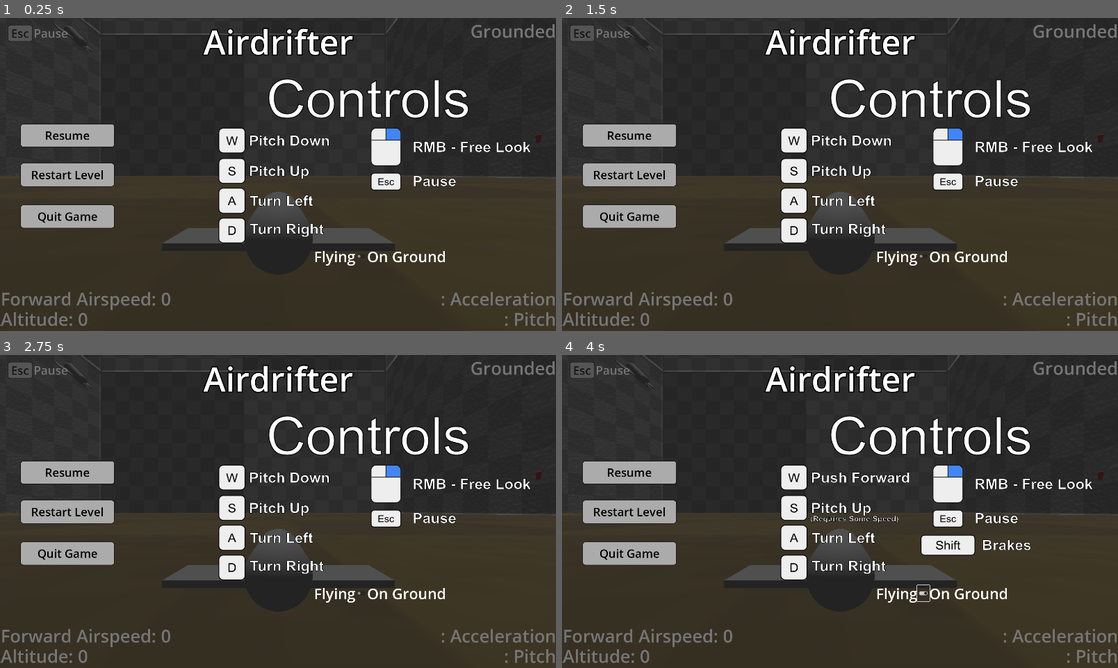
Above: before the commit, frames 1-4 (two rows, left to right).
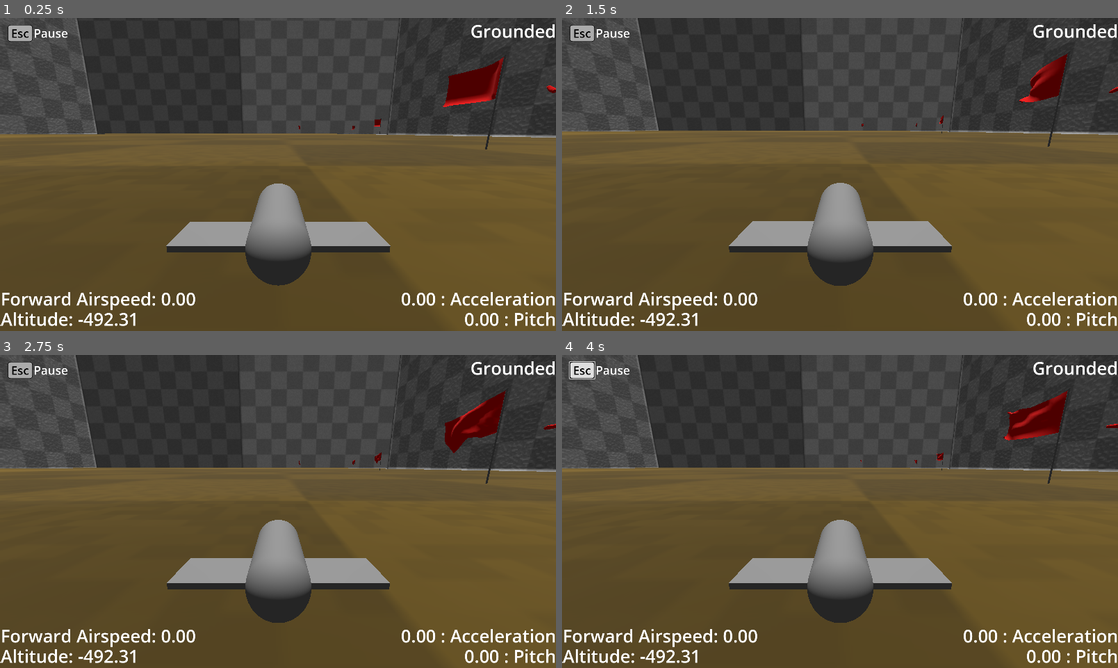
Above: after the commit, the same moments.

Repository: BeegFloppa15/Project_Airdrifter
Game: Godot game, scene res://Scenes/Levels/testing_scene_1.tscn
Same seed, same stepped clock (60 frames per second), same inputs: the game is played once before the commit and once after it.
Inputs (mouse positions are in pixels of both pictures, inside the frame that each line leads up to):
- Up to frame 1 (0.25 s): no input
- Up to frame 2 (1.5 s): click (628, 174) at 0.5 s, where only the run before the commit has a clickable "Restart Level"; click (628, 174) at 1.25 s, where only the run before the commit has a clickable "Restart Level"
- Up to frame 3 (2.75 s): click (66, 511) at 2 s, where only the run before the commit has a clickable "Restart Level"
- Up to frame 4 (4 s): click (923, 592) at 2.75 s, where only the run before the commit has a clickable "Flying"; click (584, 370) at 3.5 s, where only the run after the commit has a clickable "Esc"

The runs differ from the first frame. In frame 1, 73% of the frame differs, in the area x 0-100%, y 0-100%; in frame 2, 74%; in frame 3, 74%; in frame 4, 74%.

Commit message:
Added Flagpoles, jumping, and new control pictures

Diff:
--- a/airdrifter-v1/Gliders/ElytraGlider2.gd
+++ b/airdrifter-v1/Gliders/ElytraGlider2.gd
@@ -145,6 +145,9 @@
 		if Input.is_action_pressed("pitch_down"):
 			var push_force = 50.0
 			apply_central_force(forward_dir * push_force)
+		if Input.is_action_just_pressed("jump"):
+			var jump_force = 100.0
+			apply_central_impulse(Vector3.UP * jump_force)
 
 
 func _on_body_entered(body: Node) -> void:
--- a/airdrifter-v1/Scenes/Levels/testing_scene_1.tscn
+++ b/airdrifter-v1/Scenes/Levels/testing_scene_1.tscn
@@ -9,24 +9,7 @@
 [ext_resource type="Theme" uid="uid://cpuvqmnu7yk3b" path="res://Textures/pause_ui.tres" id="5_el7fs"]
 [ext_resource type="PackedScene" uid="uid://b7q3mc7feqq3s" path="res://Scenes/wind_area.tscn" id="5_hi084"]
 [ext_resource type="PackedScene" uid="uid://chkn4lhq6i5m8" path="res://Scenes/tp_area.tscn" id="6_dmsko"]
-
-[sub_resource type="PhysicsMaterial" id="PhysicsMaterial_1m6sy"]
-friction = 0.5
-bounce = 0.35
-
-[sub_resource type="BoxShape3D" id="BoxShape3D_el7fs"]
-size = Vector3(0.89, 0.77, 3.455)
-
-[sub_resource type="BoxMesh" id="BoxMesh_vy0am"]
-size = Vector3(1, 0.135, 4)
-
-[sub_resource type="CapsuleMesh" id="CapsuleMesh_hu5m1"]
-height = 2.99
-
-[sub_resource type="CylinderMesh" id="CylinderMesh_k8n50"]
-
-[sub_resource type="PrismMesh" id="PrismMesh_t56ui"]
-size = Vector3(1.285, 0.98, 1.73)
+[ext_resource type="PackedScene" uid="uid://c5m2yyd5ij0i2" path="res://Scenes/flag_pole_2.tscn" id="10_vy0am"]
 
 [sub_resource type="PhysicsMaterial" id="PhysicsMaterial_dmsko"]
 
@@ -53,6 +36,10 @@
 [sub_resource type="BoxShape3D" id="BoxShape3D_4o4mv"]
 size = Vector3(75, 110, 260)
 
+[sub_resource type="CylinderShape3D" id="CylinderShape3D_el7fs"]
+height = 60.625
+radius = 11.01
+
 [sub_resource type="BoxShape3D" id="BoxShape3D_1m6sy"]
 size = Vector3(3000, 2, 6026)
 
@@ -60,37 +47,6 @@
 
 [node name="Camera3D" type="Camera3D" parent="."]
 transform = Transform3D(-1, -1.69879e-08, 8.57563e-08, 2.26267e-08, 0.89722, 0.441584, -8.44439e-08, 0.441584, -0.89722, -15.2671, 26.0978, -12.671)
-
-[node name="TestBody" type="RigidBody3D" parent="."]
-transform = Transform3D(-4.37114e-08, -0.707107, -0.707107, 0, 0.707107, -0.707107, 1, -3.09086e-08, -3.09086e-08, -98.1853, -474.344, 806.675)
-collision_mask = 12
-physics_material_override = SubResource("PhysicsMaterial_1m6sy")
-linear_velocity = Vector3(-50, -50, 0)
-
-[node name="CollisionShape3D" type="CollisionShape3D" parent="TestBody"]
-transform = Transform3D(1, 0, 0, 0, 1, 0, 0, 0, 1, 0.0106643, 0.196715, 0)
-shape = SubResource("BoxShape3D_el7fs")
-
-[node name="Mesh" type="Node3D" parent="TestBody"]
-
-[node name="Wing" type="MeshInstance3D" parent="TestBody/Mesh"]
-transform = Transform3D(-4.37114e-08, 0, 1, 0, 1, 0, -1, 0, -4.37114e-08, 0, 0, 0)
-mesh = SubResource("BoxMesh_vy0am")
-skeleton = NodePath("../..")
-
-[node name="Body" type="MeshInstance3D" parent="TestBody/Mesh"]
-transform = Transform3D(1.91069e-15, -4.37114e-08, 1, -1, -4.37114e-08, 0, 4.37114e-08, -1, -4.37114e-08, 0, 0.32711, 0)
-mesh = SubResource("CapsuleMesh_hu5m1")
-skeleton = NodePath("../..")
-
-[node name="Arrow" type="MeshInstance3D" parent="TestBody/Mesh"]
-transform = Transform3D(3.62316e-16, -1.85862e-08, -0.147661, -0.189626, -1.85862e-08, 0, -8.28882e-09, 0.425203, -6.45447e-09, 0, 0.150445, 1.51316)
-mesh = SubResource("CylinderMesh_k8n50")
-skeleton = NodePath("../..")
-
-[node name="MeshInstance3D" type="MeshInstance3D" parent="TestBody/Mesh/Arrow"]
-transform = Transform3D(1, -1.42109e-14, 0, 3.55271e-15, 1, 0, 0, 0, 1, 0, 1.46402, 0)
-mesh = SubResource("PrismMesh_t56ui")
 
 [node name="Glider V1" parent="." instance=ExtResource("1_ub46j")]
 transform = Transform3D(1, -2.98023e-08, 0, 2.98023e-08, 1, 0, -1.77636e-15, 0, 1, -123, -492.13, 786)
@@ -321,6 +277,19 @@
 transform = Transform3D(1, 0, 0, 0, -1, 8.74228e-08, 0, -8.74228e-08, -1, 0, 0, 0)
 gizmo_extents = 10.0
 
+[node name="Wind Area4" parent="Wind Areas" instance=ExtResource("5_hi084")]
+transform = Transform3D(1, 0, 0, 0, 1, 0, 0, 0, 1, -32.5876, -486.56, 796.033)
+wind_force_magnitude = 150.0
+wind_source_path = NodePath("Marker3D")
+
+[node name="CollisionShape3D" type="CollisionShape3D" parent="Wind Areas/Wind Area4"]
+transform = Transform3D(1, 0, 0, 0, 1, 0, 0, 0, 1, 0, 28.3125, 0)
+shape = SubResource("CylinderShape3D_el7fs")
+debug_fill = false
+
+[node name="Marker3D" type="Marker3D" parent="Wind Areas/Wind Area4"]
+transform = Transform3D(1, 0, 0, 0, -4.37114e-08, -1, 0, 1, -4.37114e-08, 0, 1, 0)
+
 [node name="TP_Debugging" type="Node" parent="."]
 
 [node name="TP_Area" parent="TP_Debugging" node_paths=PackedStringArray("height_marker") instance=ExtResource("6_dmsko")]
@@ -333,3 +302,23 @@
 
 [node name="Marker3D" type="Marker3D" parent="TP_Debugging"]
 transform = Transform3D(1, 0, 0, 0, 1, 0, 0, 0, 1, 0, 528, 0)
+
+[node name="Flags" type="Node" parent="."]
+
+[node name="Flag Pole 2" parent="Flags" instance=ExtResource("10_vy0am")]
+transform = Transform3D(0.965926, 0, 0.258819, 0, 1, 0, -0.258819, 0, 0.965926, -225.379, -492.899, 810.133)
+
+[node name="Flag Pole 3" parent="Flags" instance=ExtResource("10_vy0am")]
+transform = Transform3D(0.965926, 0, 0.258819, 0, 1, 0, -0.258819, 0, 0.965926, -151.379, -492.899, 810.133)
+
+[node name="Flag Pole 4" parent="Flags" instance=ExtResource("10_vy0am")]
+transform = Transform3D(0.965926, 0, 0.258819, 0, 1, 0, -0.258819, 0, 0.965926, -225.379, -492.899, 1062.13)
+
+[node name="Flag Pole 5" parent="Flags" instance=ExtResource("10_vy0am")]
+transform = Transform3D(0.965926, 0, 0.258819, 0, 1, 0, -0.258819, 0, 0.965926, -151.379, -492.899, 1062.13)
+
+[node name="Flag Pole 6" parent="Flags" instance=ExtResource("10_vy0am")]
+transform = Transform3D(0.965926, 0, 0.258819, 0, 1, 0, -0.258819, 0, 0.965926, -191.379, -492.899, 922.133)
+
+[node name="Flag Pole 7" parent="Flags" instance=ExtResource("10_vy0am")]
+transform = Transform3D(1, 0, 0, 0, 1, 0, 0, 0, 1, -28.721, -493.905, 796.57)
--- a/airdrifter-v1/Scenes/Levels/testing_scene_2_wind.tscn
+++ b/airdrifter-v1/Scenes/Levels/testing_scene_2_wind.tscn
@@ -18,6 +18,17 @@
 radius = 4.0
 
 [sub_resource type="CapsuleMesh" id="CapsuleMesh_nrpx1"]
+
+[sub_resource type="CylinderMesh" id="CylinderMesh_plien"]
+top_radius = 0.1
+bottom_radius = 0.1
+height = 12.22
+
+[sub_resource type="PlaneMesh" id="PlaneMesh_d04rp"]
+material = ExtResource("1_nrpx1")
+size = Vector2(5, 7.5)
+subdivide_width = 10
+subdivide_depth = 15
 
 [node name="Testing Scene 2 Wind" type="Node"]
 
@@ -69,7 +80,7 @@
 attachments/5/offset = Vector3(0, 0, 0)
 
 [node name="Camera3D" type="Camera3D" parent="."]
-transform = Transform3D(0.999799, -0.012536, 0.0156768, 0, 0.781003, 0.624528, -0.0200727, -0.624403, 0.780845, -3.29935, 7.06252, 7.86268)
+transform = Transform3D(0.285724, -0.185282, 0.94023, 0, 0.981132, 0.193343, -0.958312, -0.0552426, 0.280333, 14.3728, 1.96776, 1.81829)
 current = true
 size = 13.0
 
@@ -78,7 +89,7 @@
 gizmo_extents = 1.0
 
 [node name="Area3D" type="Area3D" parent="."]
-wind_force_magnitude = 10.0
+wind_force_magnitude = 300.0
 wind_source_path = NodePath("../Wind Source")
 
 [node name="CollisionShape3D" type="CollisionShape3D" parent="Area3D"]
@@ -114,3 +125,50 @@
 [node name="MeshInstance3D" type="MeshInstance3D" parent="CharacterBody3D"]
 transform = Transform3D(-4.37114e-08, 1, 0, -1, -4.37114e-08, 0, 0, 0, 1, 0, 0, 0)
 mesh = SubResource("CapsuleMesh_nrpx1")
+
+[node name="MeshInstance3D" type="MeshInstance3D" parent="."]
+transform = Transform3D(1, 0, 0, 0, 1, 0, 0, 0, 1, 3, -4, -3)
+mesh = SubResource("CylinderMesh_plien")
+
+[node name="SoftBody3D" type="SoftBody3D" parent="MeshInstance3D"]
+transform = Transform3D(4.37114e-08, 1, -3.82137e-15, 1, -4.37114e-08, -8.74228e-08, -8.74228e-08, 0, -1, 0, 3.48787, 3.72673)
+mesh = SubResource("PlaneMesh_d04rp")
+total_mass = 150.01
+linear_stiffness = 0.05
+pinned_points = [0, 11, 10, 9, 8, 7, 6, 5, 4, 3, 2, 1]
+attachments/0/point_index = 0
+attachments/0/spatial_attachment_path = NodePath("")
+attachments/0/offset = Vector3(0, 0, 0)
+attachments/1/point_index = 11
+attachments/1/spatial_attachment_path = NodePath("")
+attachments/1/offset = Vector3(0, 0, 0)
+attachments/2/point_index = 10
+attachments/2/spatial_attachment_path = NodePath("")
+attachments/2/offset = Vector3(0, 0, 0)
+attachments/3/point_index = 9
+attachments/3/spatial_attachment_path = NodePath("")
+attachments/3/offset = Vector3(0, 0, 0)
+attachments/4/point_index = 8
+attachments/4/spatial_attachment_path = NodePath("")
+attachments/4/offset = Vector3(0, 0, 0)
+attachments/5/point_index = 7
+attachments/5/spatial_attachment_path = NodePath("")
+attachments/5/offset = Vector3(0, 0, 0)
+attachments/6/point_index = 6
+attachments/6/spatial_attachment_path = NodePath("")
+attachments/6/offset = Vector3(0, 0, 0)
+attachments/7/point_index = 5
+attachments/7/spatial_attachment_path = NodePath("")
+attachments/7/offset = Vector3(0, 0, 0)
+attachments/8/point_index = 4
+attachments/8/spatial_attachment_path = NodePath("")
+attachments/8/offset = Vector3(0, 0, 0)
+attachments/9/point_index = 3
+attachments/9/spatial_attachment_path = NodePath("")
+attachments/9/offset = Vector3(0, 0, 0)
+attachments/10/point_index = 2
+attachments/10/spatial_attachment_path = NodePath("")
+attachments/10/offset = Vector3(0, 0, 0)
+attachments/11/point_index = 1
+attachments/11/spatial_attachment_path = NodePath("")
+attachments/11/offset = Vector3(0, 0, 0)
--- /dev/null
+++ b/airdrifter-v1/Scenes/flag_pole.tscn
@@ -0,0 +1,61 @@
+[gd_scene load_steps=4 format=3 uid="uid://c2stdr34k3da1"]
+
+[ext_resource type="Material" uid="uid://je3rbvgqmbs1" path="res://Materials/Debug_Cloth_Red.tres" id="1_vt5ah"]
+
+[sub_resource type="CylinderMesh" id="CylinderMesh_l1r46"]
+top_radius = 0.1
+bottom_radius = 0.1
+height = 12.22
+
+[sub_resource type="PlaneMesh" id="PlaneMesh_d82tc"]
+material = ExtResource("1_vt5ah")
+size = Vector2(5, 7.5)
+subdivide_width = 10
+subdivide_depth = 15
+
+[node name="Flag_Pole" type="MeshInstance3D"]
+transform = Transform3D(1, 0, 0, 0, 1, 0, 0, 0, 1, 0, 6.00942, 0)
+mesh = SubResource("CylinderMesh_l1r46")
+
+[node name="Flag" type="SoftBody3D" parent="."]
+transform = Transform3D(4.37114e-08, 1, -3.82137e-15, 1, -4.37114e-08, -8.74228e-08, -8.74228e-08, 0, -1, 0, 3.48787, 3.72673)
+mesh = SubResource("PlaneMesh_d82tc")
+total_mass = 50.01
+linear_stiffness = 0.05
+pinned_points = [0, 1, 2, 3, 4, 5, 6, 7, 8, 9, 10, 11]
+attachments/0/point_index = 0
+attachments/0/spatial_attachment_path = NodePath("")
+attachments/0/offset = Vector3(0, 0, 0)
+attachments/1/point_index = 1
+attachments/1/spatial_attachment_path = NodePath("")
+attachments/1/offset = Vector3(0, 0, 0)
+attachments/2/point_index = 2
+attachments/2/spatial_attachment_path = NodePath("")
+attachments/2/offset = Vector3(0, 0, 0)
+attachments/3/point_index = 3
+attachments/3/spatial_attachment_path = NodePath("")
+attachments/3/offset = Vector3(0, 0, 0)
+attachments/4/point_index = 4
+attachments/4/spatial_attachment_path = NodePath("")
+attachments/4/offset = Vector3(0, 0, 0)
+attachments/5/point_index = 5
+attachments/5/spatial_attachment_path = NodePath("")
+attachments/5/offset = Vector3(0, 0, 0)
+attachments/6/point_index = 6
+attachments/6/spatial_attachment_path = NodePath("")
+attachments/6/offset = Vector3(0, 0, 0)
+attachments/7/point_index = 7
+attachments/7/spatial_attachment_path = NodePath("")
+attachments/7/offset = Vector3(0, 0, 0)
+attachments/8/point_index = 8
+attachments/8/spatial_attachment_path = NodePath("")
+attachments/8/offset = Vector3(0, 0, 0)
+attachments/9/point_index = 9
+attachments/9/spatial_attachment_path = NodePath("")
+attachments/9/offset = Vector3(0, 0, 0)
+attachments/10/point_index = 10
+attachments/10/spatial_attachment_path = NodePath("")
+attachments/10/offset = Vector3(0, 0, 0)
+attachments/11/point_index = 11
+attachments/11/spatial_attachment_path = NodePath("")
+attachments/11/offset = Vector3(0, 0, 0)
--- /dev/null
+++ b/airdrifter-v1/Scenes/flag_pole_2.tscn
@@ -0,0 +1,8 @@
+[gd_scene load_steps=2 format=3 uid="uid://c5m2yyd5ij0i2"]
+
+[ext_resource type="PackedScene" uid="uid://c2stdr34k3da1" path="res://Scenes/flag_pole.tscn" id="1_n3gyh"]
+
+[node name="Flag Pole 2" type="Node3D"]
+
+[node name="Flag_Pole" parent="." instance=ExtResource("1_n3gyh")]
+transform = Transform3D(1, 0, 0, 0, 1, 0, 0, 0, 1, 0, 6.00942, 0)
--- a/airdrifter-v1/Scenes/pause_ui.gd
+++ b/airdrifter-v1/Scenes/pause_ui.gd
@@ -7,7 +7,6 @@
 
 func _ready():
 	process_mode = Node.PROCESS_MODE_ALWAYS
-	pause_game()
 
 func _on_controls_toggle_toggled(toggled_on: bool) -> void:
 	if toggled_on:
--- a/airdrifter-v1/Scenes/pause_ui.tscn
+++ b/airdrifter-v1/Scenes/pause_ui.tscn
@@ -1,14 +1,23 @@
-[gd_scene load_steps=7 format=3 uid="uid://d2lj8rt02opqj"]
+[gd_scene load_steps=11 format=3 uid="uid://d2lj8rt02opqj"]
 
 [ext_resource type="Theme" uid="uid://cpuvqmnu7yk3b" path="res://Textures/pause_ui.tres" id="1_bthaf"]
 [ext_resource type="Script" uid="uid://dto7fxfnjvr5t" path="res://Scenes/pause_ui.gd" id="1_cf5hy"]
 [ext_resource type="Texture2D" uid="uid://dil5q7jcefs3" path="res://Images/Controls Air.png" id="2_srqh7"]
 [ext_resource type="Texture2D" uid="uid://pdkcx75n6wjo" path="res://Images/Controls Ground.png" id="3_w3mym"]
+[ext_resource type="Texture2D" uid="uid://dnegud00av2ka" path="res://Images/Slider Ground.png" id="4_36amk"]
+[ext_resource type="Texture2D" uid="uid://c2yjf314p8dct" path="res://Images/Slider Sky.png" id="4_w3mym"]
 
 [sub_resource type="LabelSettings" id="LabelSettings_dhc55"]
 font_size = 116
 outline_size = 15
 outline_color = Color(0, 0, 0, 1)
+
+[sub_resource type="StyleBoxEmpty" id="StyleBoxEmpty_36amk"]
+
+[sub_resource type="Theme" id="Theme_36amk"]
+CheckButton/icons/checked = ExtResource("4_36amk")
+CheckButton/icons/unchecked = ExtResource("4_w3mym")
+CheckButton/styles/focus = SubResource("StyleBoxEmpty_36amk")
 
 [sub_resource type="LabelSettings" id="LabelSettings_bthaf"]
 font_size = 51
@@ -68,12 +77,13 @@
 anchor_top = 0.5
 anchor_right = 1.0
 anchor_bottom = 0.5
-offset_left = -695.0
-offset_top = 254.0
-offset_right = -651.0
-offset_bottom = 309.0
+offset_left = -1150.0
+offset_top = 55.0
+offset_right = -178.0
+offset_bottom = 603.0
 grow_horizontal = 0
 grow_vertical = 2
+theme = SubResource("Theme_36amk")
 action_mode = 0
 icon_alignment = 1
 expand_icon = true
@@ -83,10 +93,10 @@
 anchors_preset = 4
 anchor_top = 0.5
 anchor_bottom = 0.5
-offset_left = -142.0
-offset_top = -35.0
-offset_right = 2.0
-offset_bottom = 35.0
+offset_left = 199.0
+offset_top = -66.0
+offset_right = 343.0
+offset_bottom = 4.0
 grow_vertical = 2
 text = "Flying"
 label_settings = SubResource("LabelSettings_bthaf")
@@ -99,10 +109,10 @@
 anchor_top = 0.5
 anchor_right = 1.0
 anchor_bottom = 0.5
-offset_left = -2.0
-offset_top = -35.0
-offset_right = 271.0
-offset_bottom = 35.0
+offset_left = -347.0
+offset_top = -62.0
+offset_right = -74.0
+offset_bottom = 8.0
 grow_horizontal = 0
 grow_vertical = 2
 text = "On Ground"
--- a/airdrifter-v1/project.godot
+++ b/airdrifter-v1/project.godot
@@ -14,6 +14,10 @@
 run/main_scene="uid://dp4pv4tev41gr"
 config/features=PackedStringArray("4.4", "Forward Plus")
 config/icon="res://icon.svg"
+
+[debug]
+
+shapes/collision/draw_2d_outlines=false
 
 [display]
 
@@ -62,6 +66,11 @@
 "events": [Object(InputEventKey,"resource_local_to_scene":false,"resource_name":"","device":-1,"window_id":0,"alt_press …(195 unchanged characters)…
 ]
 }
+jump={
+"deadzone": 0.2,
+"events": [Object(InputEventKey,"resource_local_to_scene":false,"resource_name":"","device":-1,"window_id":0,"alt_pressed":false,"shift_pressed":false,"ctrl_pressed":false,"meta_pressed":false,"pressed":false,"keycode":0,"physical_keycode":32,"key_label":0,"unicode":32,"location":0,"echo":false,"script":null)
+]
+}
 
 [layer_names]
 
Binary file changed: airdrifter-v1/Images/Controls Air.png
Binary file changed: airdrifter-v1/Images/Controls Ground.png
Binary file added: airdrifter-v1/Images/Slider Ground.png
Not shown, added: airdrifter-v1/Images/Slider Ground.png.import
Binary file added: airdrifter-v1/Images/Slider Sky.png
Not shown, added: airdrifter-v1/Images/Slider Sky.png.import
Not shown: 1 places in airdrifter-v1/Scenes/Levels/testing_scene_1.tscn that only renumber resources
Not shown: 1 places in airdrifter-v1/Scenes/Levels/testing_scene_2_wind.tscn that only renumber resources
